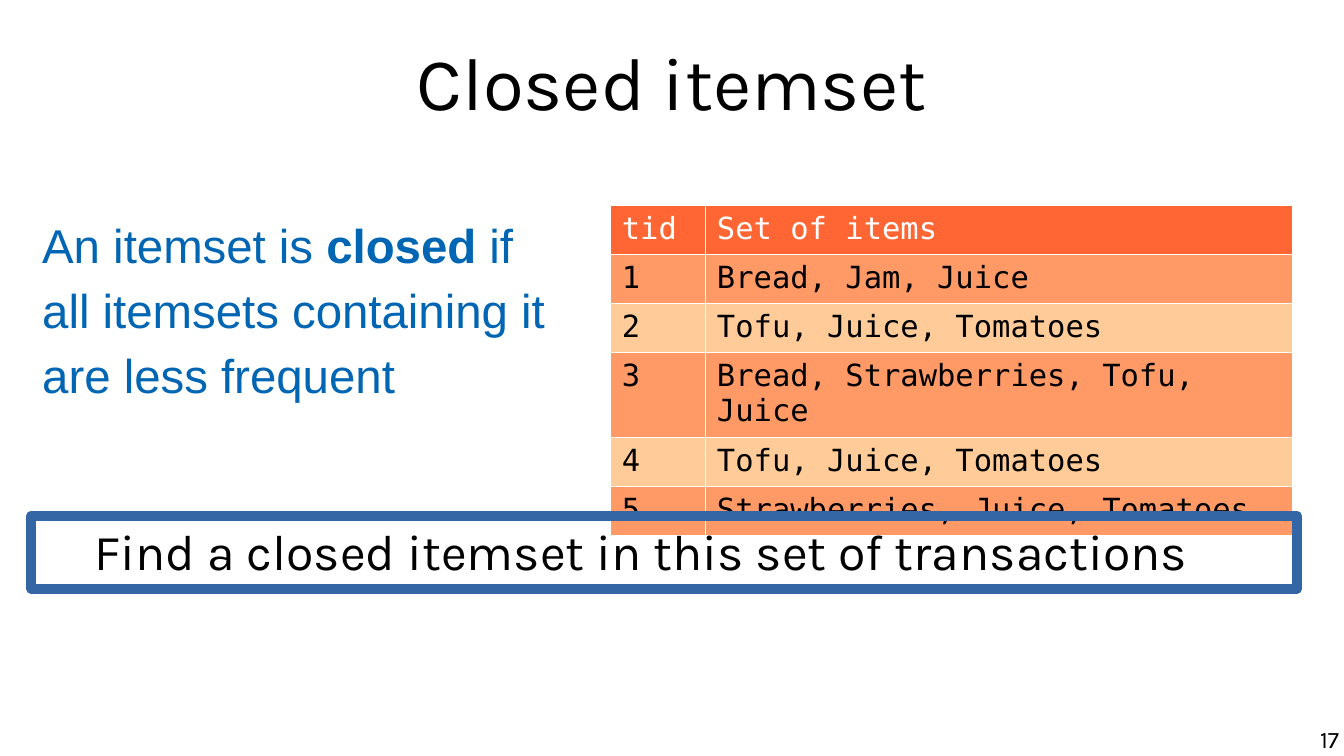
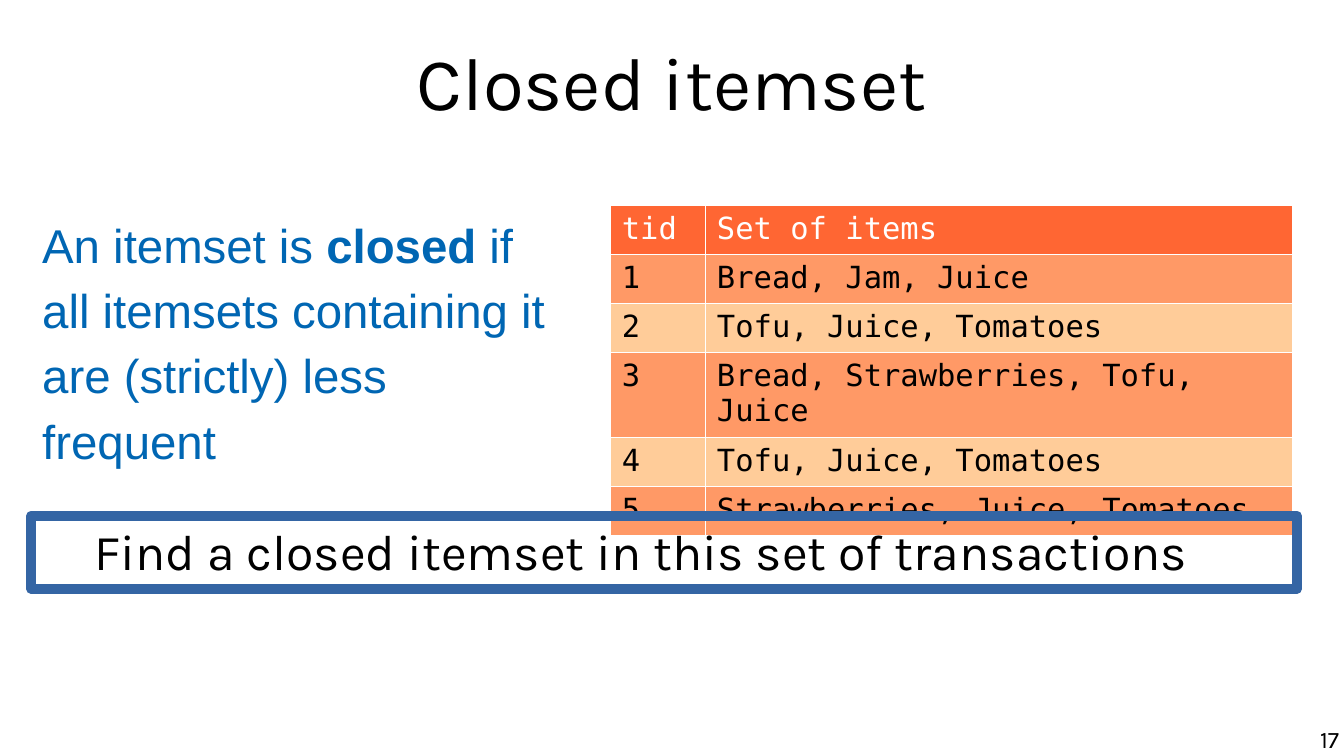
Before and after one commit to marco-calautti/data-mining-course, a slide deck: slide 17 of theory/tt05_itemsets.odp. Drawn at 1344x756 pixels with LibreOffice and Linux fonts; fonts in the diff are those of the drawing. Boxes give left, top, right and bottom in pixels: in the first picture for what was removed or moved away, otherwise in the second. Text is boxed around its words. In the diff, an @@ line names an element or a change of style, - is before the commit and + after.

```diff
--- a/theory/tt05_itemsets.odp
+++ b/theory/tt05_itemsets.odp
@@ text at (x1=42, y1=228, x2=545, y2=468): text changed @@
-An itemset is closed if all itemsets containing it are less frequent
+An itemset is closed if all itemsets containing it are (strictly) less frequent
```
Also in this commit, not shown: 6 other slides changed, 3 other files.
